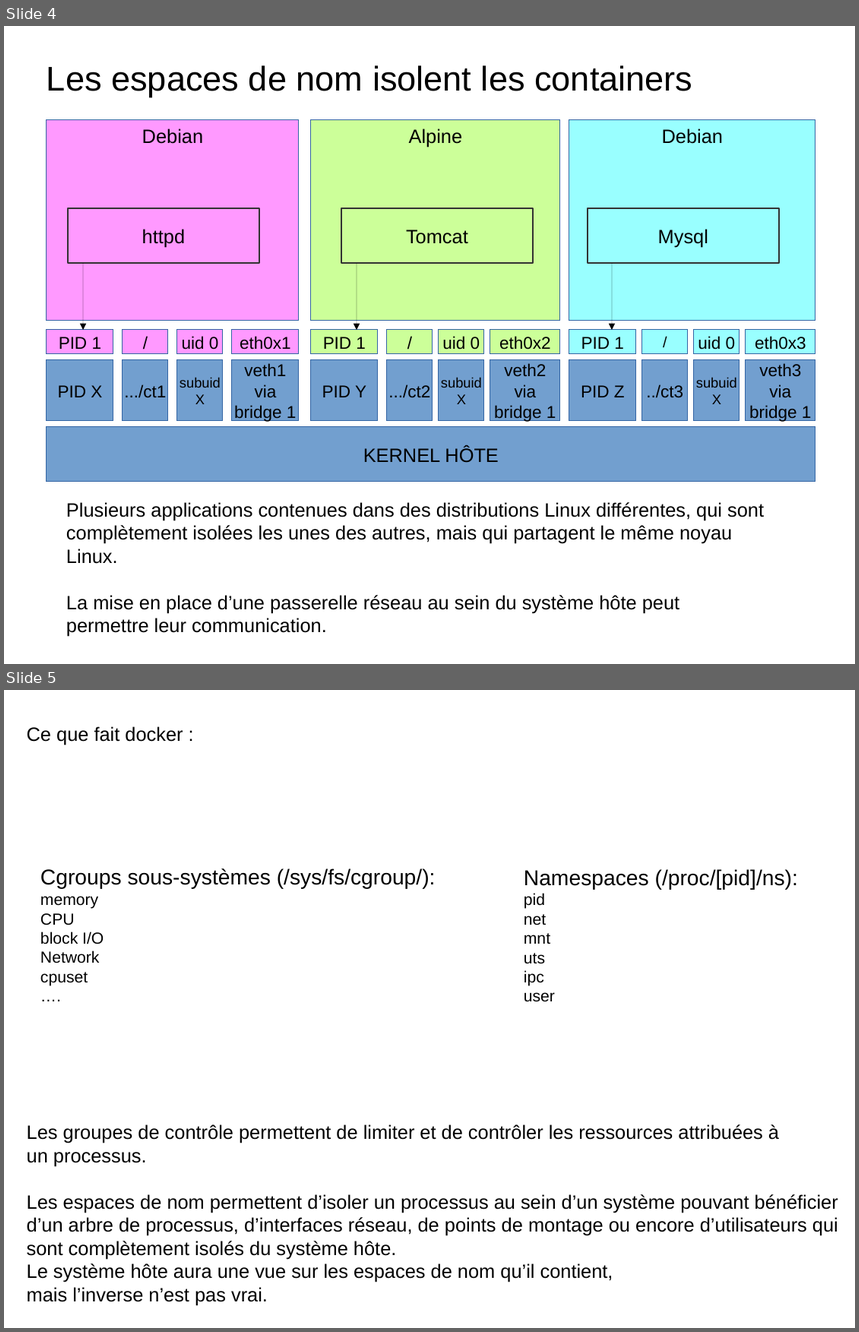
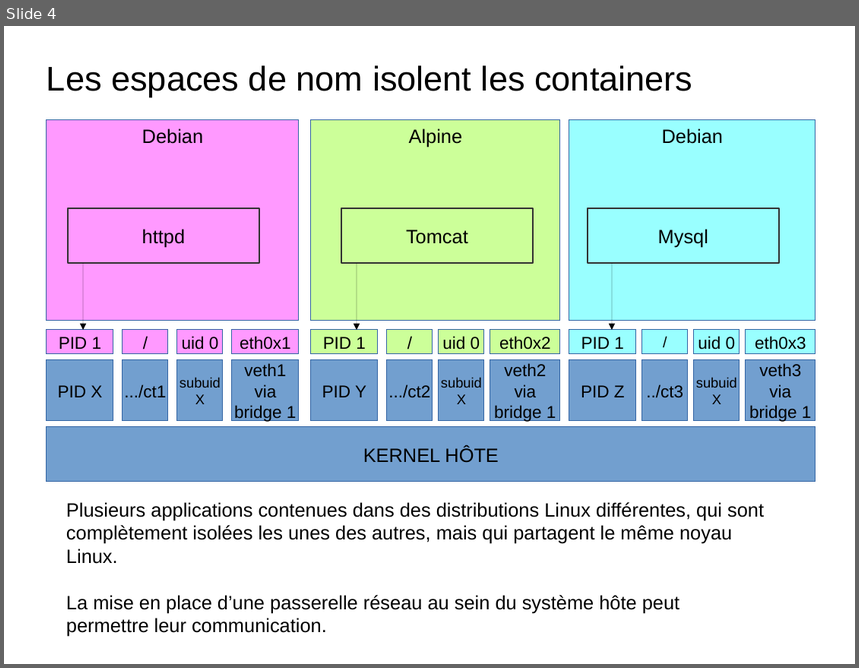
Before and after one commit to charleshuber/4t, a slide deck: presentation_smb215.odp. Shown one above the other, each under a label of ours: slides 4 and 5 before the commit, slide 4 after it. The pictures are 859x1332 and 859x668 pixels, drawn with LibreOffice and Linux fonts; fonts in the diff are those of the drawing. Boxes give left, top, right and bottom in pixels: in the first picture for what was removed or moved away, otherwise in the second. Text is boxed around its words. In the diff, an @@ line names an element or a change of style, - is before the commit and + after.

Commit message:
presentation docker

```diff
--- a/presentation_smb215.odp
+++ b/presentation_smb215.odp
@@ slide 5 removed at [4, 690, 855, 1328], background #FFFFFF @@
@@ text removed at [27, 726, 183, 745] @@
-Ce que fait docker :
@@ subtitle removed at [40, 869, 436, 986] @@
-Cgroups sous-systèmes (/sys/fs/cgroup/):
-memory
-CPU
-block I/O
-Network
-cpuset
-….
@@ text removed at [524, 869, 798, 1002] @@
-Namespaces (/proc/[pid]/ns):
-pid
-net
-mnt
-uts
-ipc
-user
@@ text removed at [27, 1125, 838, 1306] @@
-Les groupes de contrôle permettent de limiter et de contrôler les ressources attribuées à
-un processus.
-Les espaces de nom permettent d’isoler un processus au sein d’un système pouvant bénéficier
-d’un arbre de processus, d’interfaces réseau, de points de montage ou encore d’utilisateurs qui
-sont complètement isolés du système hôte.
-Le système hôte aura une vue sur les espaces de nom qu’il contient,
-mais l’inverse n’est pas vrai.
```
Also in this commit, not shown: 2 slides changed, 4 slides added, 1 other file.
